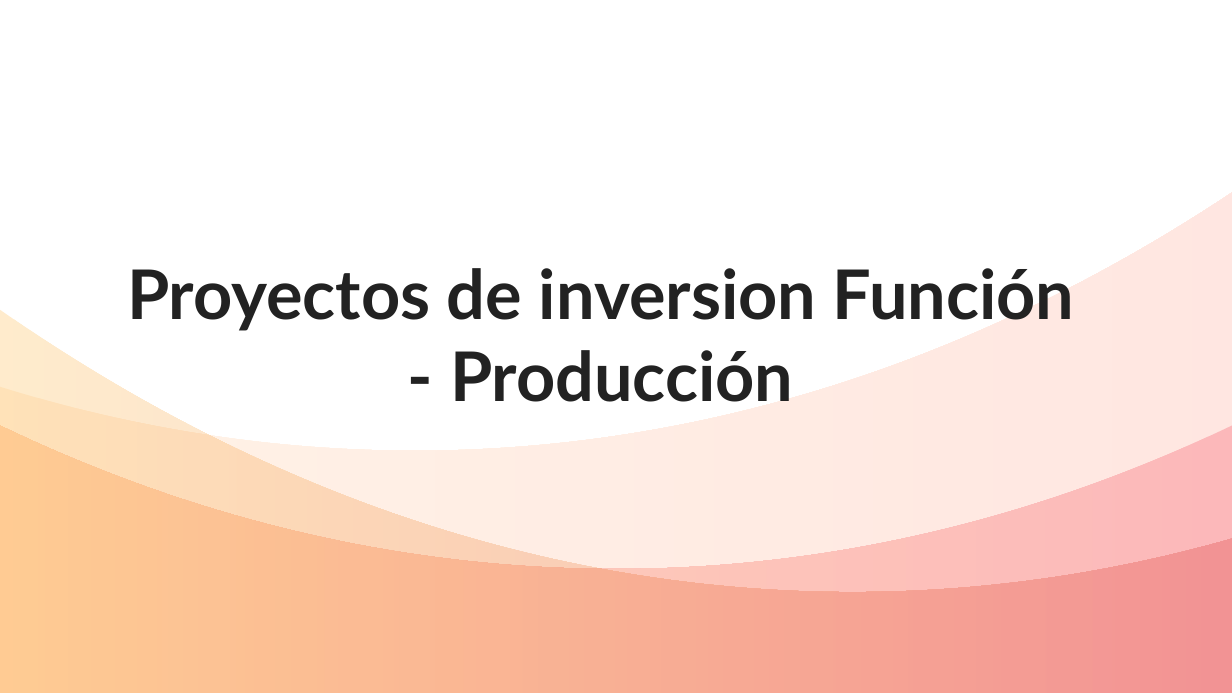
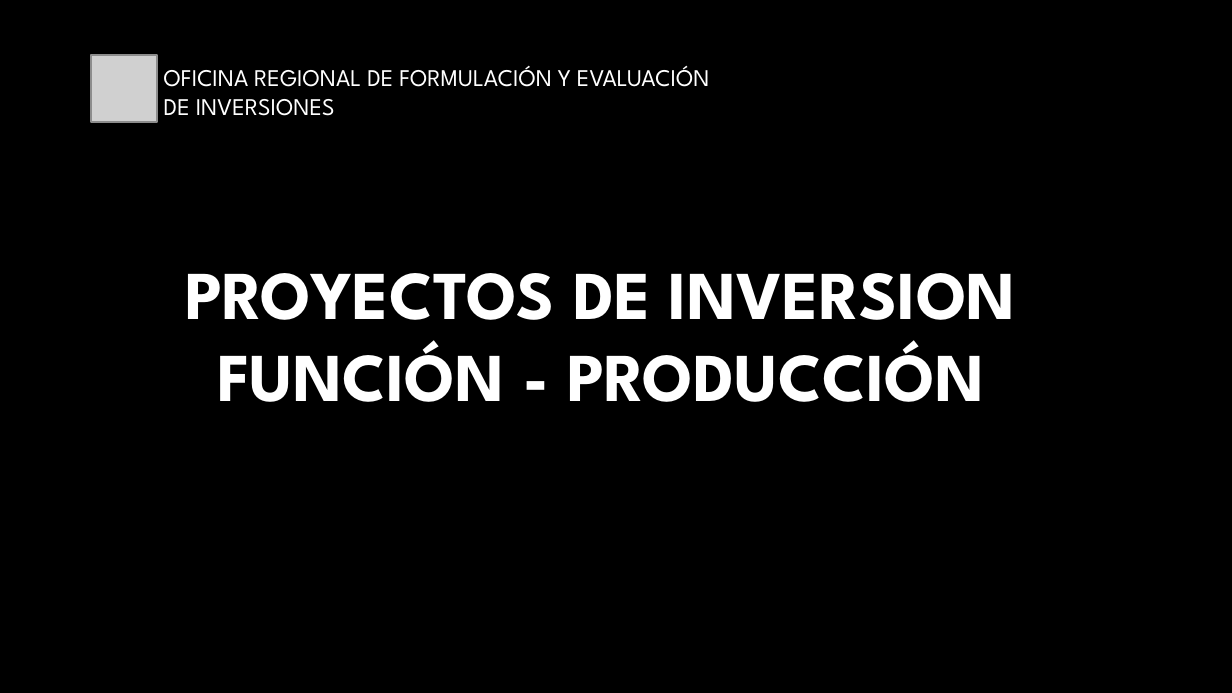
Before and after one commit to ORFEI-GRAP/Gestion-ORFEI, a slide deck: slide 1 of Proyectos Funcion - PRODUCCIÓN.pptx. Drawn at 1232x693 pixels with LibreOffice and Linux fonts; fonts in the diff are those of the drawing; grey boxes stand for pictures; background and template pictures are left out. Boxes give left, top, right and bottom in pixels: in the first picture for what was removed or moved away, otherwise in the second. Text is boxed around its words. In the diff, an @@ line names an element or a change of style, - is before the commit and + after.

```diff
--- a/Proyectos Funcion - PRODUCCIÓN.pptx
+++ b/Proyectos Funcion - PRODUCCIÓN.pptx
@@ background #FFFFFF to picture (left out) @@
@@ picture added at box(91, 55, 158, 122) @@
@@ text added at box(164, 66, 709, 116), 14 pt, text gradient #FFFFFF to #A6A6A6 @@
+OFICINA REGIONAL DE FORMULACIÓN Y EVALUACIÓN DE INVERSIONES
@@ freeform shape removed at box(0, 192, 1232, 693) @@
@@ title at box(185, 273, 1016, 402): text changed; font Lato to League Spartan; text colour #222222 to gradient #FFFFFF to #A6A6A6 @@
-Proyectos de inversion Función - Producción
+PROYECTOS DE INVERSION FUNCIÓN - PRODUCCIÓN
@@ freeform shape removed at box(0, 309, 1232, 692) @@
@@ freeform shape removed at box(0, 425, 1232, 692) @@
```
Also in this commit, not shown: 5 other slides changed.
